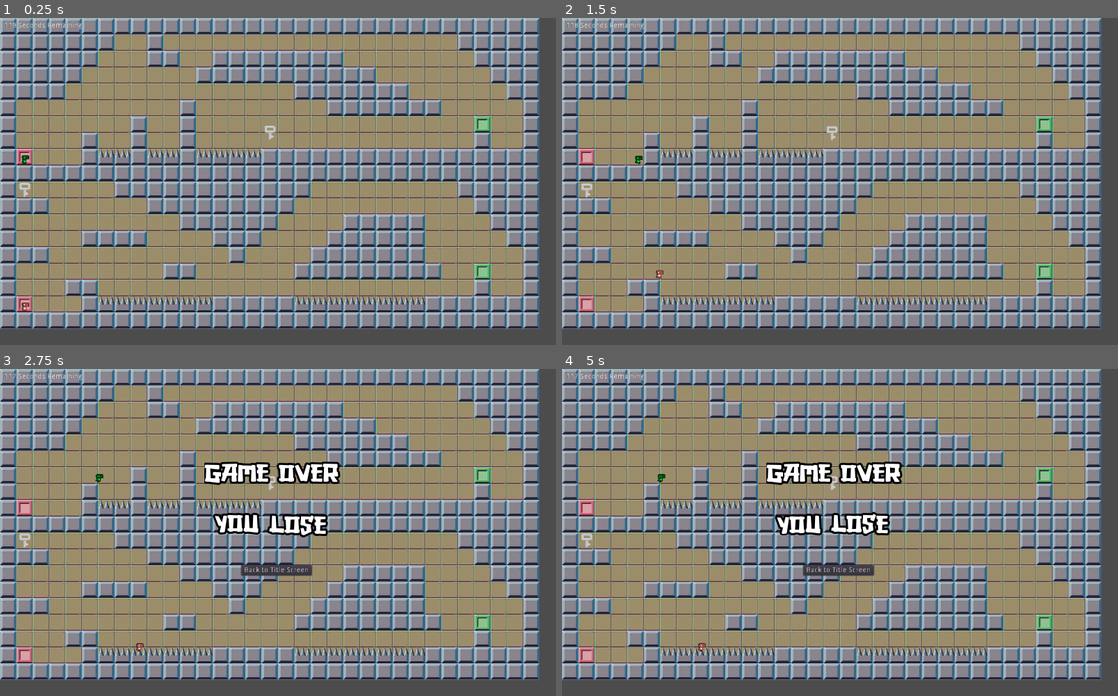
Above: before the commit, frames 1-4 (two rows, left to right).
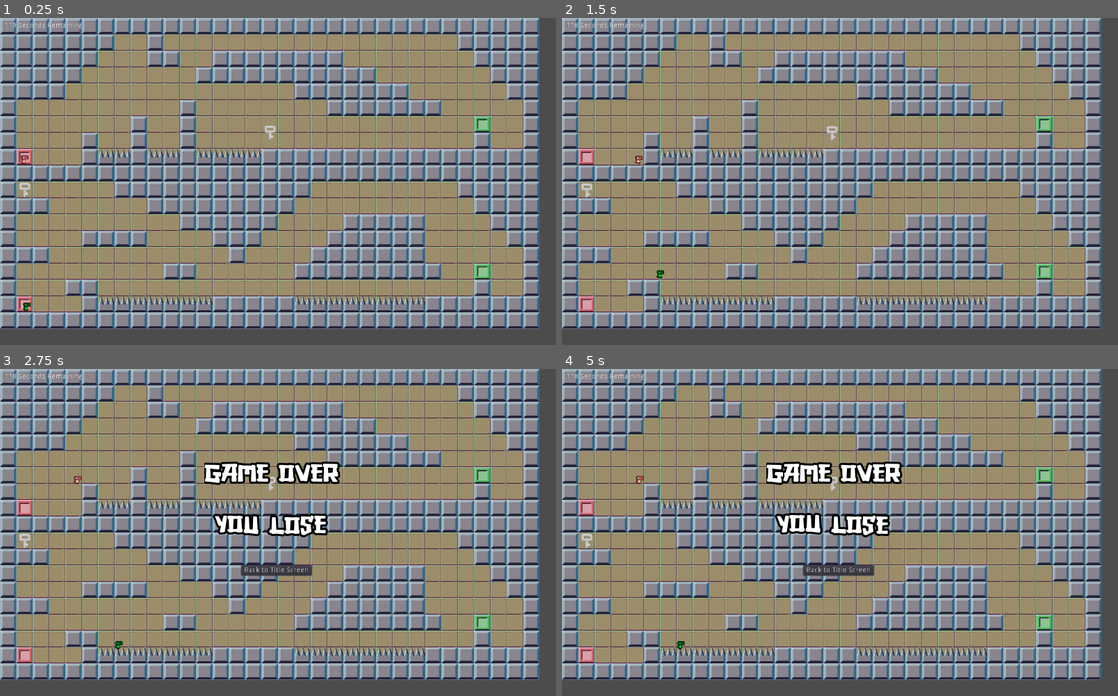
Above: after the commit, the same moments.

Repository: redbit200/FP-DinoDuo
Game: Godot game, scene res://src/levels/Level2.tscn
Same seed, same stepped clock (60 frames per second), same inputs: the game is played once before the commit and once after it. This scene is started directly instead of the project's main scene.
Inputs:
- Up to frame 1 (0.25 s): no input
- Up to frame 2 (1.5 s): hold Right (move_right) from 0.53 s (still down); tap Space (jump) at 0.77 s
- Up to frame 3 (2.75 s): tap Space (jump) at 1.52 s; release Right (move_right) at 2.03 s; hold Left (move_left) from 2.03 s (still down)
- Up to frame 4 (5 s): release Left (move_left) at 2.78 s; hold Right (move_right) 2.78-4.28 s; tap Space (jump) at 3.02, 3.77, 4.52 s; hold Left (move_left) from 4.28 s (still down)

The runs differ from the first frame. In frame 1, less than 0.1% of the frame differs, in the area x 3-6%, y 41-90%; in frame 2, less than 0.1%; in frame 3, 0.4%; in frame 4, 0.6%, in the area x 2-59%, y 1-87%.

Commit message:
Fix level progression with level selector

Diff:
--- a/project/src/HUD.tscn
+++ b/project/src/HUD.tscn
@@ -101,6 +101,7 @@
 
 [node name="GameResult" type="Popup" parent="."]
 pause_mode = 2
+visible = true
 margin_right = 40.0
 margin_bottom = 40.0
 __meta__ = {
@@ -116,10 +117,8 @@
 margin_bottom = 463.0
 custom_fonts/normal_font = SubResource( 6 )
 bbcode_enabled = true
-bbcode_text = "[center]Game Over!
- [wave]You win![wave][center]"
-text = "Game Over!
- You win!"
+bbcode_text = "[center][wave]You won the level![wave][center]"
+text = "You won the level!"
 fit_content_height = true
 __meta__ = {
 "_edit_use_anchors_": false
@@ -144,10 +143,10 @@
 margin_bottom = 463.0
 custom_fonts/normal_font = SubResource( 6 )
 bbcode_enabled = true
-bbcode_text = "[center]Game Over!
- [wave]You win![wave][center]"
-text = "Game Over!
- You win!"
+bbcode_text = "[center][wave]Game Over
+You won![/wave][/center]"
+text = "Game Over
+You won!"
 fit_content_height = true
 __meta__ = {
 "_edit_use_anchors_": false
--- a/project/src/levels/Level.gd
+++ b/project/src/levels/Level.gd
@@ -5,7 +5,7 @@
 var key2 := false
 
 func _ready():
-	if Global.levelNumber <= 2:
+	if Global.levelNumber <= 3:
 		Global.nextLevel = "res://src/levels/Level" + String(Global.levelNumber+1) + ".tscn"
 		Global.levelNumber += 1
 
@@ -44,7 +44,7 @@
 
 func win_level():
 	get_node("HUD/GameResult").show()
-	if Global.levelNumber == 3:
+	if Global.levelNumber == 4:
 		get_node("HUD/GameResult/GameOverText").show()
 	else:
 		get_node("HUD/GameResult/WinText").show()
--- a/project/src/levels/Level.tscn
+++ b/project/src/levels/Level.tscn
@@ -242,11 +242,11 @@
 tile_data = PoolIntArray( -1, 0, 0, -65536, 0, 0, -65535, 0, 0, -65534, 0, 0, -65533, 0, 0, -65532, 0, 0, -65531, 0, 0, …(9350 unchanged characters)…
 
 [node name="Player" parent="." instance=ExtResource( 2 )]
-position = Vector2( 368, 592 )
+position = Vector2( 365.172, 589.172 )
 
 [node name="Player2" parent="." instance=ExtResource( 2 )]
 modulate = Color( 0, 1, 0.27451, 1 )
-position = Vector2( 592, 592 )
+position = Vector2( 592, 590.586 )
 
 [node name="HUD" parent="." instance=ExtResource( 3 )]
 
--- a/project/src/levels/Level2.tscn
+++ b/project/src/levels/Level2.tscn
@@ -270,11 +270,11 @@
 tile_data = PoolIntArray( 0, 0, 0, 1, 0, 0, 2, 0, 0, 3, 0, 0, 4, 0, 0, 5, 0, 0, 6, 0, 0, 7, 0, 0, 8, 0, 0, 9, 0, 0, 10, …(8609 unchanged characters)…
 
 [node name="Player" parent="." instance=ExtResource( 2 )]
-position = Vector2( 48, 560 )
+position = Vector2( 46.5858, 268.672 )
 
 [node name="Player2" parent="." instance=ExtResource( 2 )]
 modulate = Color( 0, 1, 0.27451, 1 )
-position = Vector2( 48, 272 )
+position = Vector2( 50.8284, 559.085 )
 
 [node name="HUD" parent="." instance=ExtResource( 3 )]
 
--- a/project/src/levels/Level3.tscn
+++ b/project/src/levels/Level3.tscn
@@ -314,11 +314,11 @@
 tile_data = PoolIntArray( 65536, 7, 0, 65537, 7, 0, 65538, 7, 0, 65539, 7, 0, 65540, 7, 0, 65541, 7, 0, 65542, 7, 0, 65 …(6538 unchanged characters)…
 
 [node name="Player" parent="." instance=ExtResource( 2 )]
-position = Vector2( 14.2557, 273.777 )
+position = Vector2( 15.3782, 272.654 )
 
 [node name="Player2" parent="." instance=ExtResource( 2 )]
 modulate = Color( 0, 1, 0.27451, 1 )
-position = Vector2( 113.115, 592.668 )
+position = Vector2( 113.115, 591.546 )
 
 [node name="TileMap" type="TileMap" parent="."]
 tile_set = SubResource( 3 )
